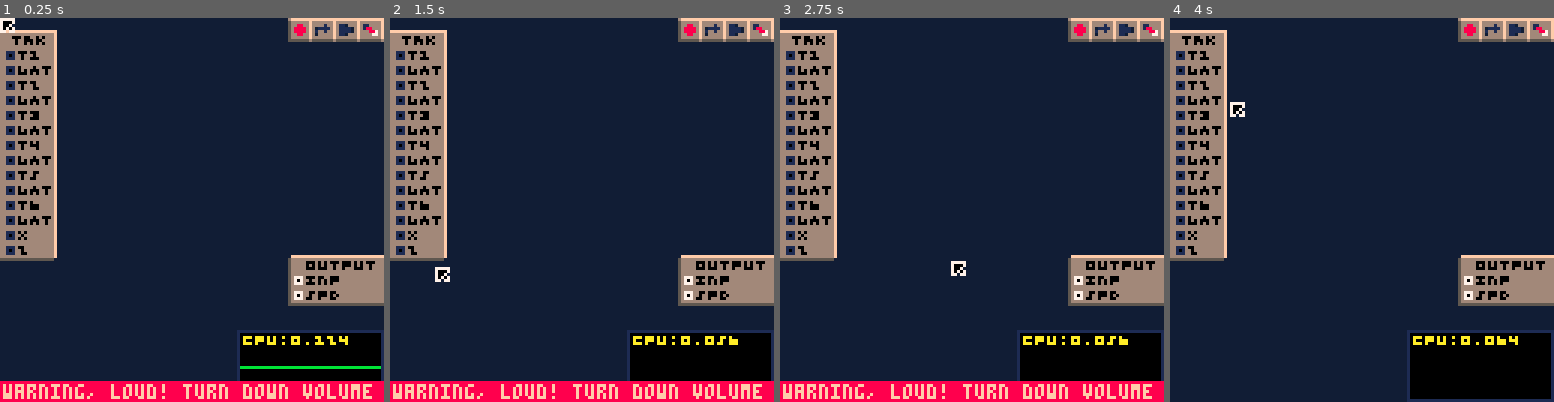
Above: before the commit, frames 1-4 (left to right).
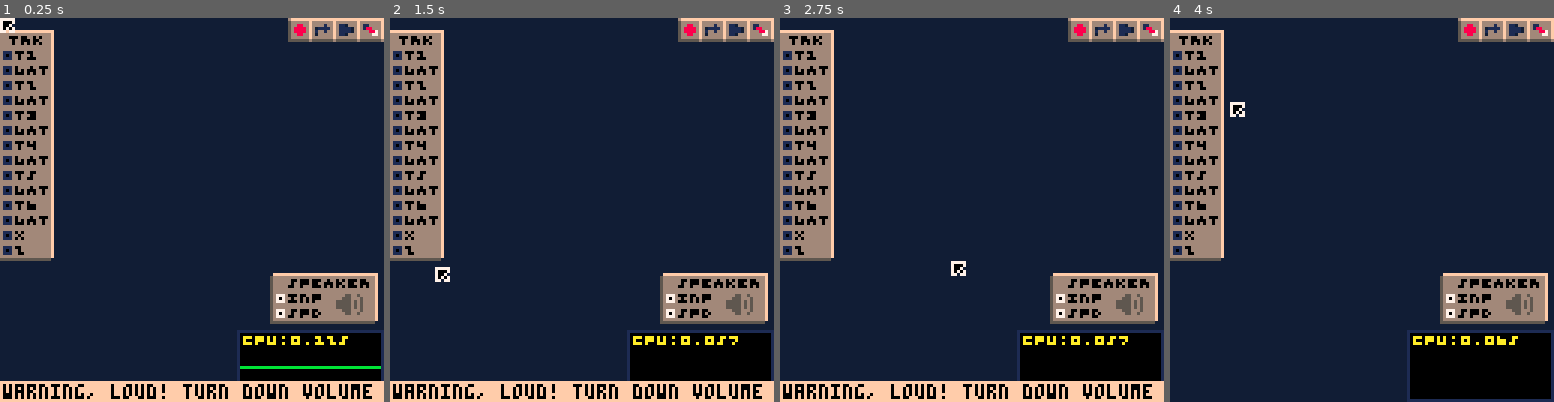
Above: after the commit, the same moments.

Repository: waporwave2/WWModular
Game: PICO-8 cartridge wwmodular.p8
The game is run twice, just before and just after one commit, with the same random seed, the same clock (stepped at 60 frames per second) and the same inputs.
Inputs (mouse positions are in pixels of both pictures, inside the frame that each line leads up to):
- Up to frame 1 (0.25 s): no input
- Up to frame 2 (1.5 s): tap X (X key) at 0.33, 1.07 s; click (670, 121) at 0.67 s; tap O (Z key) at 0.7 s; click (436, 267) at 1.22 s
- Up to frame 3 (2.75 s): hold Right 1.6-2.1 s; tap O (Z key) at 1.7, 2.1, 2.5 s; click (887, 114) at 1.77 s; tap X (X key) at 1.85 s; hold Up 2.15-2.42 s; click (952, 259) at 2.32 s; hold Right from 2.47 s (still down)
- Up to frame 4 (4 s): click (1404, 106) at 2.87 s; tap O (Z key) at 2.9, 3.3, 3.7 s; tap X (X key) at 2.97 s; release Right at 3.03 s; hold Left 3.08-3.58 s; click (1465, 256) at 3.42 s; hold Down 3.63-3.97 s; click (1231, 102) at 3.97 s

The runs differ from the first frame. In frame 1, 13% of the frame differs, in the area x 0-100%, y 3-100%; in frame 2, 13%; in frame 3, 13%; in frame 4, 7.3%.

Commit message:
speaker visuals; prep for release

Diff:
--- a/dev.lua
+++ b/dev.lua
@@ -1,3 +1,3 @@
-dev=true
+-- dev=true
 -- dev_palpersist=dev
 dev_visualdebug=dev
--- a/main.lua
+++ b/main.lua
@@ -23,7 +23,7 @@
 local cpuusage,samplesel,hqmode,   projid,io_override,rcmenu,rcfunc,speaker,leftbar=unpacksplit"0,0,1"
 
 function _init()
-  toast"warning, loud! turn down volume"
+  toast("warning, loud! turn down volume",240)
   --add modules to menu
   cartdata("wwmodular-1")
   projid=dget(0)+1
@@ -81,7 +81,7 @@
   old_draw()
   retrace"_draw_extra"
   do_toast()
-  drw_debug()
+  -- drw_debug()
   trace"" --draw
   trace_frame()
 end
--- a/modules.lua
+++ b/modules.lua
@@ -151,15 +151,18 @@
 function new_speaker()
   return new_module{
   saveid="speaker",
-  name="output",
+  name="speaker",
   undeletable=true,
-  x=97,
-  y=80,
+  x=91,
+  y=86,
   iname=split"inp,spd",
   oname={},
   step=function(self)
 
-  end
+  end,
+  custom_render=function(self)
+    spr(20,self.x+21,self.y+6,1.125,1)
+  end,
   }
 end
 
@@ -223,7 +226,7 @@
   name="\-vtrk",
   ungrabable=true,
   undeletable=true,
-  x=-16,
+  x=-17,
   y=5,
   iname={},
   oname=split"1,7,2,8,3,9,4,10,5,11,6,12,btx,btz", --careful; can't call btx just "x" or it will overwrite position data!
--- a/pance_helper.lua
+++ b/pance_helper.lua
@@ -286,10 +286,8 @@
 
 -- call do_toast() during _draw()
 _toast={t=0,t0=180,msg=""}
-function toast(msg, fg,bg,t)
+function toast(msg, t)
  _toast.msg=msg
- _toast.fg=fg or 15
- _toast.bg=bg or 8
  t=t or 180
  _toast.t0=t
  _toast.t=t
@@ -302,8 +300,8 @@
   0,14)
  t=mid(1,7-abs(t-7)) --plateau
  local y=lerp(128,121,t)
- rectfillwh(0,y,128,7,_toast.bg)
- print("\015".._toast.msg,1,y+1,_toast.fg)
+ rectfillwh(0,y,128,7,4) --bkg
+ print("\015".._toast.msg,1,y+1,0)
 end
 
 function unpacksplit(...)
--- a/pance_visualdebug.lua
+++ b/pance_visualdebug.lua
@@ -1,49 +1,47 @@
--- -- visualdebug.lua
+-- visualdebug.lua
 
--- -- registers a callback to be run (once) after the next _draw()
--- -- usage:
--- --  dd(pset,16,16,8)
--- --  dd(print,qq(x,y))
--- --  dd(function()
--- --   pset(8,8,7)
--- --   ...
--- --  end)
--- function dd(f,...)
---  local args={...}
---  add(_visual_debug,function()
---   f(unpack(args))
+-- registers a callback to be run (once) after the next _draw()
+-- usage:
+--  dd(pset,16,16,8)
+--  dd(print,qq(x,y))
+--  dd(function()
+--   pset(8,8,7)
+--   ...
 --  end)
--- end
+function dd(f,...)
+ local args={...}
+ add(_visual_debug,function()
+  f(unpack(args))
+ end)
+end
 
--- -- like dd, but resets the camera before calling
--- function dd0(f,...)
---  local args={...}
---  add(_visual_debug,function()
---   local cx,cy=camera()
---   f(unpack(args))
---   camera(cx,cy)
---  end)
--- end
+-- like dd, but resets the camera before calling
+function dd0(f,...)
+ local args={...}
+ add(_visual_debug,function()
+  local cx,cy=camera()
+  f(unpack(args))
+  camera(cx,cy)
+ end)
+end
 
--- --[[
--- # implementation details
--- ]]
+--[[
+# implementation details
+]]
 
--- _visual_debug={}
+_visual_debug={}
 
--- -- call this at the end of _draw()
--- function drw_debug()
---  if dev_visualdebug then
---   local cx,cy=cursor()
---   local col=color()
---   for f in all(_visual_debug) do
---    f()
---   end
---   cursor(cx,cy)
---   color(col)
---  end
+-- call this at the end of _draw()
+function drw_debug()
+ if dev_visualdebug then
+  local cx,cy=cursor()
+  local col=color()
+  for f in all(_visual_debug) do
+   f()
+  end
+  cursor(cx,cy)
+  color(col)
+ end
 
---  _visual_debug={}
--- end
-
-function drw_debug() end
+ _visual_debug={}
+end
--- a/wwmodular.p8
+++ b/wwmodular.p8
@@ -7,10 +7,10 @@
 printh"=================="
 #include dev.lua
 #include pance_helper.lua
-#include pance_benchmark.lua
+--#include pance_benchmark.lua
 #include pance_input.lua
 #include pance_math.lua
-#include pance_visualdebug.lua
+--#include pance_visualdebug.lua
 
 -->8
 #include main.lua
@@ -33,14 +33,14 @@
 eeeeeeeeeeeeeeeeeeeeeeeeeeeeeeeeeeeeeeeeeeeeeeeeeeeeeeee233883342336633431333334366661343333313433131334366133343333773431131134
 eeeeeeeeeeeeeeeeeeeeeeeeeeeeeeeeeeeeeeeeeeeeeeeeeeeeeeee233333342333333433333334333333343333333433333334333333343333333433333334
 eeeeeeeeeeeeeeeeeeeeeeeeeeeeeeeeeeeeeeeeeeeeeeeeeeeeeeee222222232222222322222223222222232222222322222223222222232222222322222223
-eeeeeeeeeeeeeeeeeeeeeeeeeeeeeeeeeeeeeeeeeeeeeeeeeeeeeeeeeeeeeeeeeeeeeeeeeeeeeeeeeeeeeeeeeeeeeeeeeeeeeeeeeeeeeeeeeeeeeeeeeeeeeeee
-ee44444444444444ee44444444444444eeeeeeeeeeeeeeeeeeeeeeeeeeeeeeeeeeeeeeeeeeeeeeeeeeeeeeeeeeeeeeeeeeeeeeeeeeeeeeeeeeeeeeeeeeeeeeee
-e2eeeeeeeeeeeee4e2eeeeeeeeeeeee4eeeeeeeeeeeeeeeeeeeeeeeeeeeeeeeeeeeeeeeeeeeeeeeeeeeeeeeeeeeeeeeeeeeeeeeeeeeeeeeeeeeeeeeeeeeeeeee
-e2eeeeeeeeeeeee4e2eeeeeeeeeeeee4eeeeeeeeeeeeeeeeeeeeeeeeeeeeeeeeeeeeeeeeeeeeeeeeeeeeeeeeeeeeeeeeeeeeeeeeeeeeeeeeeeeeeeeeeeeeeeee
-e2eeeeeeeeeeeee4e2eeeeeeeeeeeee4eeeeeeeeeeeeeeeeeeeeeeeeeeeeeeeeeeeeeeeeeeeeeeeeeeeeeeeeeeeeeeeeeeeeeeeeeeeeeeeeeeeeeeeeeeeeeeee
-e2eeeeeeeeeeeee4e2eeeeeeeeeeeee4eeeeeeeeeeeeeeeeeeeeeeeeeeeeeeeeeeeeeeeeeeeeeeeeeeeeeeeeeeeeeeeeeeeeeeeeeeeeeeeeeeeeeeeeeeeeeeee
-e2eeeeeeeeeeeee4e2eeeeeeeeeeeee4eeeeeeeeeeeeeeeeeeeeeeeeeeeeeeeeeeeeeeeeeeeeeeeeeeeeeeeeeeeeeeeeeeeeeeeeeeeeeeeeeeeeeeeeeeeeeeee
-e22222222222222ee22222222222222eeeeeeeeeeeeeeeeeeeeeeeeeeeeeeeeeeeeeeeeeeeeeeeeeeeeeeeeeeeeeeeeeeeeeeeeeeeeeeeeeeeeeeeeeeeeeeeee
+eeeeeeeeeeeeeeeeeeeeeeeeeeeeeeee333223323e333333eeeeeeeeeeeeeeeeeeeeeeeeeeeeeeeeeeeeeeeeeeeeeeeeeeeeeeeeeeeeeeeeeeeeeeeeeeeeeeee
+ee44444444444444ee44444444444444332223332e333333eeeeeeeeeeeeeeeeeeeeeeeeeeeeeeeeeeeeeeeeeeeeeeeeeeeeeeeeeeeeeeeeeeeeeeeeeeeeeeee
+e2eeeeeeeeeeeee4e2eeeeeeeeeeeee4222223232e333333eeeeeeeeeeeeeeeeeeeeeeeeeeeeeeeeeeeeeeeeeeeeeeeeeeeeeeeeeeeeeeeeeeeeeeeeeeeeeeee
+e2eeeeeeeeeeeee4e2eeeeeeeeeeeee4222223232e333333eeeeeeeeeeeeeeeeeeeeeeeeeeeeeeeeeeeeeeeeeeeeeeeeeeeeeeeeeeeeeeeeeeeeeeeeeeeeeeee
+e2eeeeeeeeeeeee4e2eeeeeeeeeeeee4222223232e333333eeeeeeeeeeeeeeeeeeeeeeeeeeeeeeeeeeeeeeeeeeeeeeeeeeeeeeeeeeeeeeeeeeeeeeeeeeeeeeee
+e2eeeeeeeeeeeee4e2eeeeeeeeeeeee4332223332e333333eeeeeeeeeeeeeeeeeeeeeeeeeeeeeeeeeeeeeeeeeeeeeeeeeeeeeeeeeeeeeeeeeeeeeeeeeeeeeeee
+e2eeeeeeeeeeeee4e2eeeeeeeeeeeee4333223323e333333eeeeeeeeeeeeeeeeeeeeeeeeeeeeeeeeeeeeeeeeeeeeeeeeeeeeeeeeeeeeeeeeeeeeeeeeeeeeeeee
+e22222222222222ee22222222222222e333333333e333333eeeeeeeeeeeeeeeeeeeeeeeeeeeeeeeeeeeeeeeeeeeeeeeeeeeeeeeeeeeeeeeeeeeeeeeeeeeeeeee
 eeeeeeeeeeeeeeeeeeeeeeeeeeeeeeeeeeeeeeeeeeeeeeeeeeeeeeeeeeeeeeeeeeeeeeeeeeeeeeeeeeeeeeeeeeeeeeeeeeeeeeeeeeeeeeeeeeeeeeeeeeeeeeee
 ee44444444444444ee44444444444444eeeeeeeeeeeeeeeeeeeeeeeeeeeeeeeeeeeeeeeeeeeeeeeeeeeeeeeeeeeeeeeeeeeeeeeeeeeeeeeeeeeeeeeeeeeeeeee
 e2eeeeeeeeeeeee4e2eeeeeeeeeeeee4eeeeeeeeeeeeeeeeeeeeeeeeeeeeeeeeeeeeeeeeeeeeeeeeeeeeeeeeeeeeeeeeeeeeeeeeeeeeeeeeeeeeeeeeeeeeeeee
